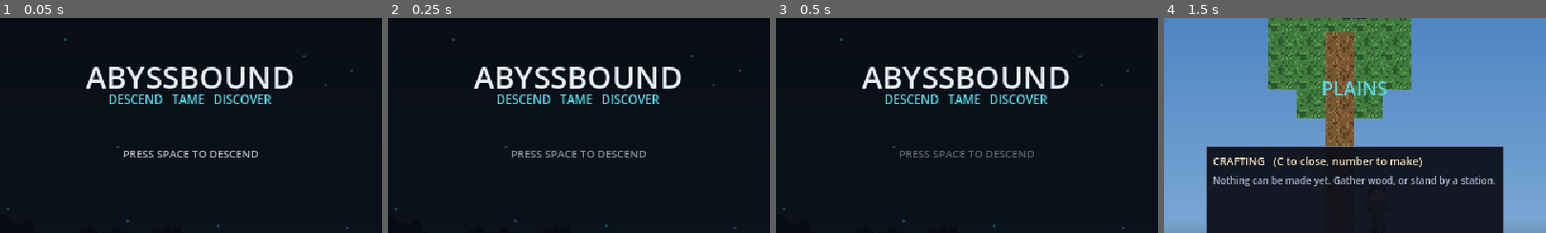
Above: before the commit, frames 1-4 (left to right).
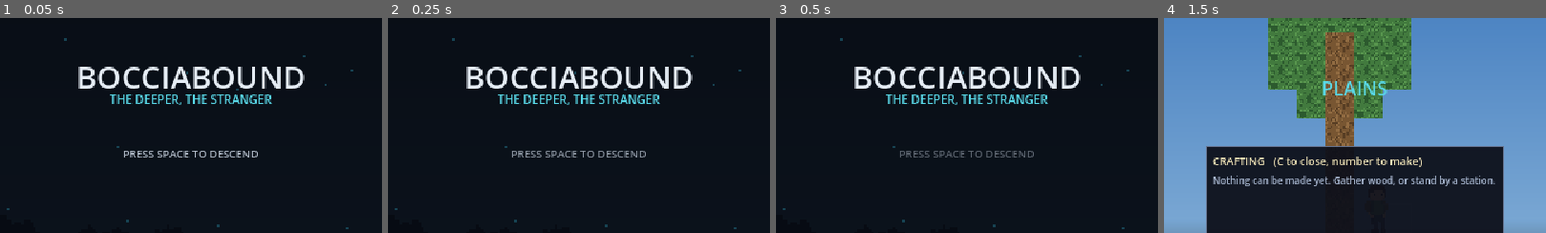
Above: after the commit, the same moments.

Repository: vinceovereem/abyssbound
Game: Godot game, scene res://scenes/main.tscn
Same seed, same stepped clock (60 frames per second), same inputs: the game is played once before the commit and once after it.
Inputs (mouse positions are % of the whole screen's width and height, from its top left):
- Up to frame 1 (0.05 s): no input
- Up to frame 2 (0.25 s): no input
- Up to frame 3 (0.5 s): no input
- Up to frame 4 (1.5 s): tap Space (jump) at 0.5, 0.77 s; move the mouse to (72, 45) at 0.52 s; hold X (attack) 0.53-1.28 s; hold D (move_right) from 0.53 s (still down); click (72, 45) at 0.67 s; move the mouse to (30, 55) at 1.27 s; tap C (craft) at 1.35 s
The pictures show only the part of the screen within x 25-75%, y 4-54%; the shares and areas given below are measured in that part.

The runs differ from the first frame. In frame 1, 5.0% of the frame differs, in the area x 20-80%, y 22-41%; in frame 2, 5.0%; in frame 3, 5.0%; in frame 4, nothing differs.

Commit message:
rename the game to BocciaBound
Product name only. The world is still Aerenfall and the chasm is still
the Abyss, so "abyss_stone", the Abyss layers and the archived abyss.txt
keep their names; only the compound "Abyssbound" changed.

Covers project.godot, every export preset's binary name, product name
and bundle id, the title screen and its tagline, CI, the tools, the
tests and every document. The user:// save folder moves with
config/name, so old saves are left behind, which nobody minds.

Also adds docs/art/target.png, the concept sheet this is now aimed at.

Co-Authored-By: Claude Opus 5 (1M context) <noreply@anthropic.com>

Diff:
--- a/project.godot
+++ b/project.godot
@@ -10,7 +10,7 @@
 
 [application]
 
-config/name="Abyssbound"
+config/name="BocciaBound"
 config/description="Descend. Tame. Discover."
 config/version="0.1.0"
 run/main_scene="res://scenes/main.tscn"
--- a/scenes/main.tscn
+++ b/scenes/main.tscn
@@ -28,7 +28,7 @@
 offset_bottom = 72.0
 theme_override_colors/font_color = Color(0.9, 0.93, 0.96, 1)
 theme_override_font_sizes/font_size = 26
-text = "ABYSSBOUND"
+text = "BOCCIABOUND"
 horizontal_alignment = 1
 mouse_filter = 2
 
@@ -38,7 +38,7 @@
 offset_bottom = 88.0
 theme_override_colors/font_color = Color(0.35, 0.85, 0.91, 1)
 theme_override_font_sizes/font_size = 10
-text = "DESCEND   TAME   DISCOVER"
+text = "THE DEEPER, THE STRANGER"
 horizontal_alignment = 1
 mouse_filter = 2
 
--- a/scripts/title.gd
+++ b/scripts/title.gd
@@ -17,7 +17,7 @@
 	# Lets a built artifact be checked, not just the source tree. Three
 	# releases shipped with an input map that matched nothing, and running the
 	# game was the only way that would have shown up.
-	#   Abyssbound --check-input
+	#   BocciaBound --check-input
 	if BootConfig.has("check-input"):
 		var dead := InputCheck.dead_bindings()
 		if dead.is_empty():
--- a/tests/playtest/first_run.gd
+++ b/tests/playtest/first_run.gd
@@ -20,7 +20,7 @@
 
 func _ready() -> void:
 	DirAccess.make_dir_recursive_absolute(_dir)
-	print("Abyssbound first run")
+	print("BocciaBound first run")
 	print("--------------------")
 
 	world = WorldScene.instantiate()
--- a/tests/playtest/start_game.gd
+++ b/tests/playtest/start_game.gd
@@ -19,7 +19,7 @@
 
 
 func _ready() -> void:
-	print("Abyssbound start test")
+	print("BocciaBound start test")
 	print("---------------------")
 	await get_tree().process_frame
 
--- a/tests/smoke_test.gd
+++ b/tests/smoke_test.gd
@@ -25,7 +25,7 @@
 
 func _ready() -> void:
 	await get_tree().process_frame
-	print("Abyssbound smoke test")
+	print("BocciaBound smoke test")
 	print("---------------------")
 
 	for zone_path in ZONES:
--- a/tests/world_test.gd
+++ b/tests/world_test.gd
@@ -13,7 +13,7 @@
 
 func _ready() -> void:
 	await get_tree().process_frame
-	print("Abyssbound world test")
+	print("BocciaBound world test")
 	print("---------------------")
 
 	_check_tile_db()
Binary file added: docs/art/target.png
Not shown, added: docs/art/target.png.import
Not shown, changed: export_presets.cfg
Not shown, changed: .github/workflows/ci.yml
Not shown, changed: CLAUDE.md
Not shown, changed: CONTRIBUTING.md
Not shown, changed: LICENSE
Not shown, changed: README.md
Not shown, changed: docs/ARCHITECTURE.md
Not shown, changed: docs/design.md
Not shown, changed: docs/playtest-log.md
Not shown, changed: tests/playtest/browser_check.mjs
(and 2 more such lines)
